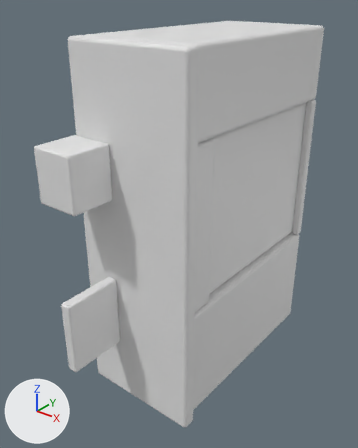
A saved change to the OBJ model landstalker/data/proxies/merc_hearth_698.obj.
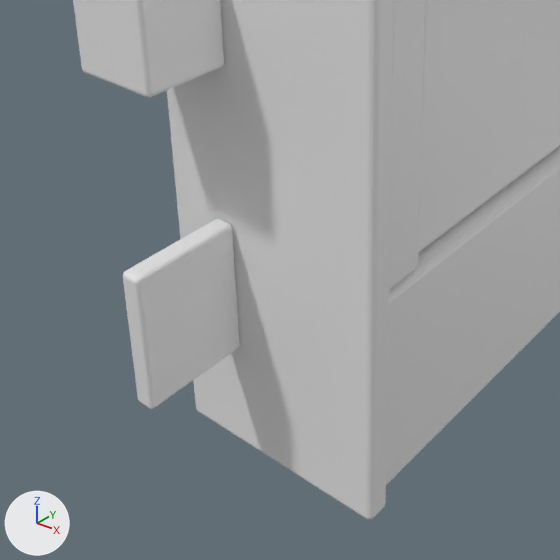
Each version is shown whole from a 50 mm camera at (269.9, -69.4, 293.2) aimed at (231.4, -21.3, 263.3), then close up on the part from 0% to 78% of the width and 37% to 100% of the height. Arrows for +X, +Y and +Z are at lower left; the lights stay in place. The older version's two pictures come first. Where no turn or scale is listed for an object, it has been applied to the vertices. Vertices at exactly the same position are counted once.

Objects in the first close-up: 'merc_hearth_698'.
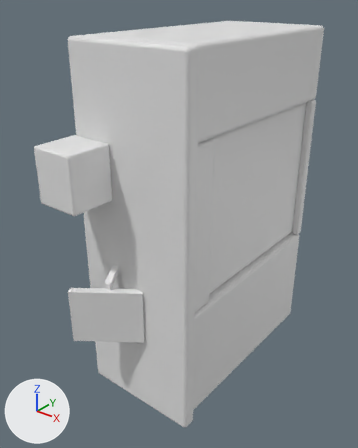
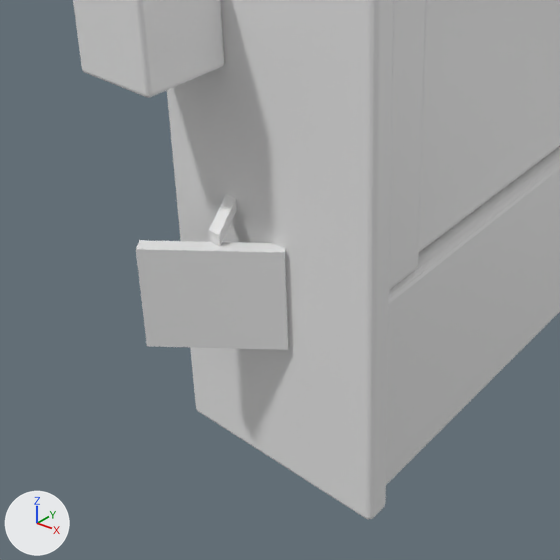
The change, as a list of edits to the scene's bpy script:
```text
Change me_merc_hearth_698:
    used by ob_merc_hearth_698; location = (0.0, 0.0, 0.0)
    remove me_merc_hearth_698.from_pydata(...)  # 1352 vertices, 1344 faces; spans x 224.0..241.0, y -40.0..0.0, z 240.0..288.0
    add me_merc_hearth_698.from_pydata(...)  # 1216 vertices, 1206 faces; spans x 224.0..241.0, y -38.0..0.0, z 240.0..288.0
    me_merc_hearth_698 part 1
    151 vertices are removed from x 228.2..229.8, y -40.0..-32.0, z 249.0..259.0
    150 faces are deleted
    1 vertex moves from x 228.4, y -39.9, z 249.1 to x 230.1, y -32.0, z 261.0
    15 vertices are added at x 226.4..234.4, y -37.8..-31.5, z 251.4..261.0
    12 new faces join them
```

Pixel boxes [x1, y1, x2, y2] of what changed, in the close-ups (560 x 560 px):
part 1 of me_merc_hearth_698, reshaped
    before: [123, 219, 240, 409]
    after: [136, 194, 289, 350]
